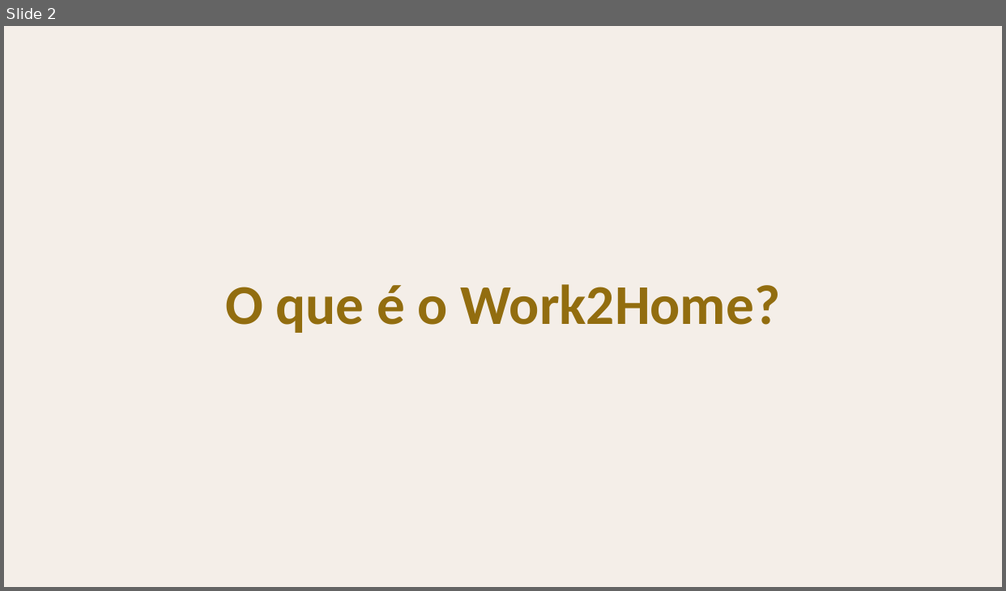
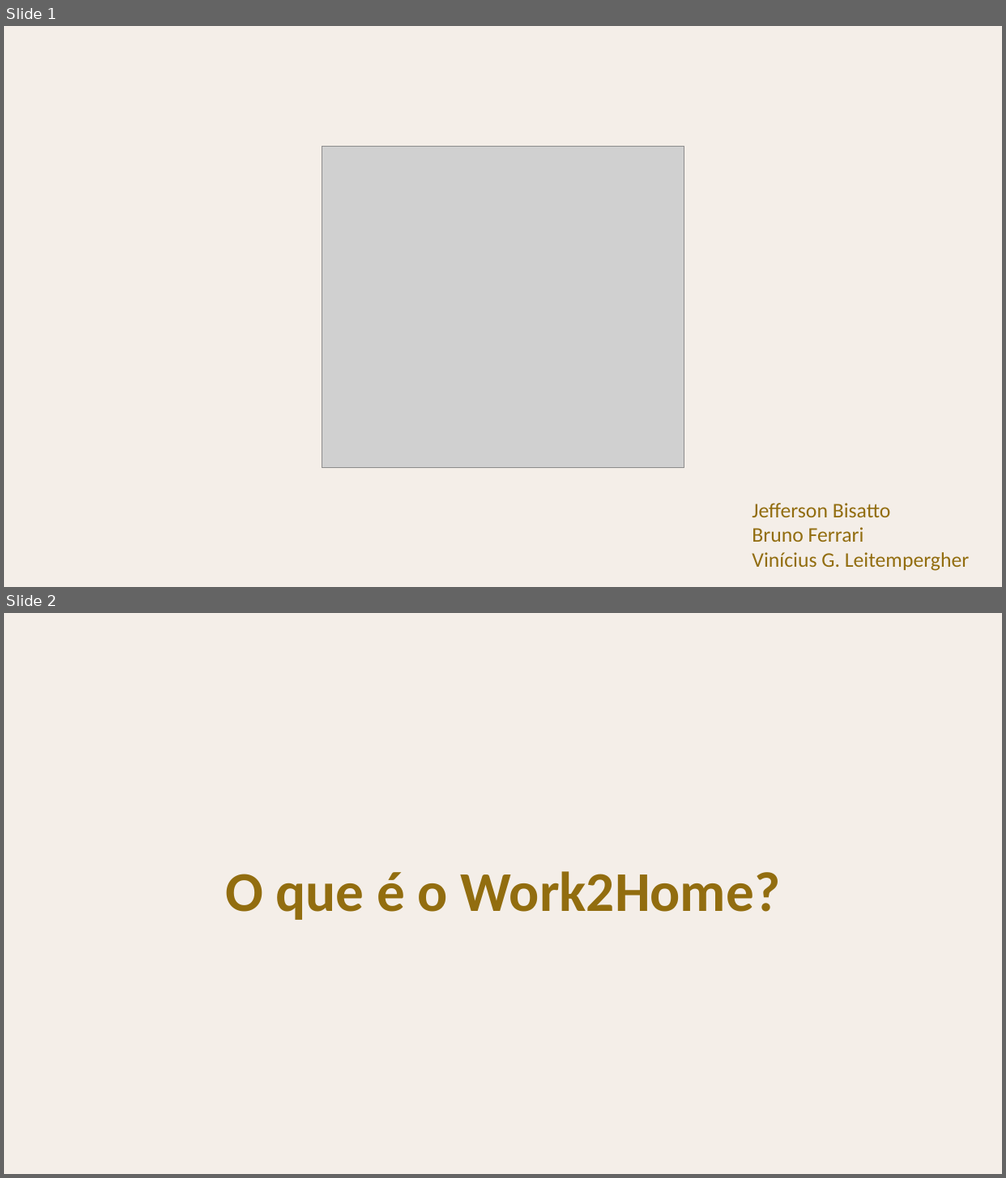
Before and after one commit to viniciusleitempergher/work2home, a slide deck: ApresentaçãoWork2home.pptx. Shown one above the other, each under a label of ours: slide 2 before the commit, slides 1 and 2 after it. The pictures are 1006x591 and 1006x1178 pixels, drawn with LibreOffice and Linux fonts; fonts in the diff are those of the drawing; grey boxes stand for pictures. Boxes give left, top, right and bottom in pixels: in the first picture for what was removed or moved away, otherwise in the second. Text is boxed around its words. In the diff, an @@ line names an element or a change of style, - is before the commit and + after.

```diff
--- a/ApresentaçãoWork2home.pptx
+++ b/ApresentaçãoWork2home.pptx
@@ slide 1 added at box(4, 26, 1002, 587), background #F4EEE8 @@
@@ picture added at box(322, 146, 684, 467) @@
@@ text added at box(752, 503, 969, 571), 20 pt, text #926D0F @@
+Jefferson Bisatto
+Bruno Ferrari
+Vinícius G. Leitempergher
```
Also in this commit, not shown: 1 slide removed, 8 other files.
